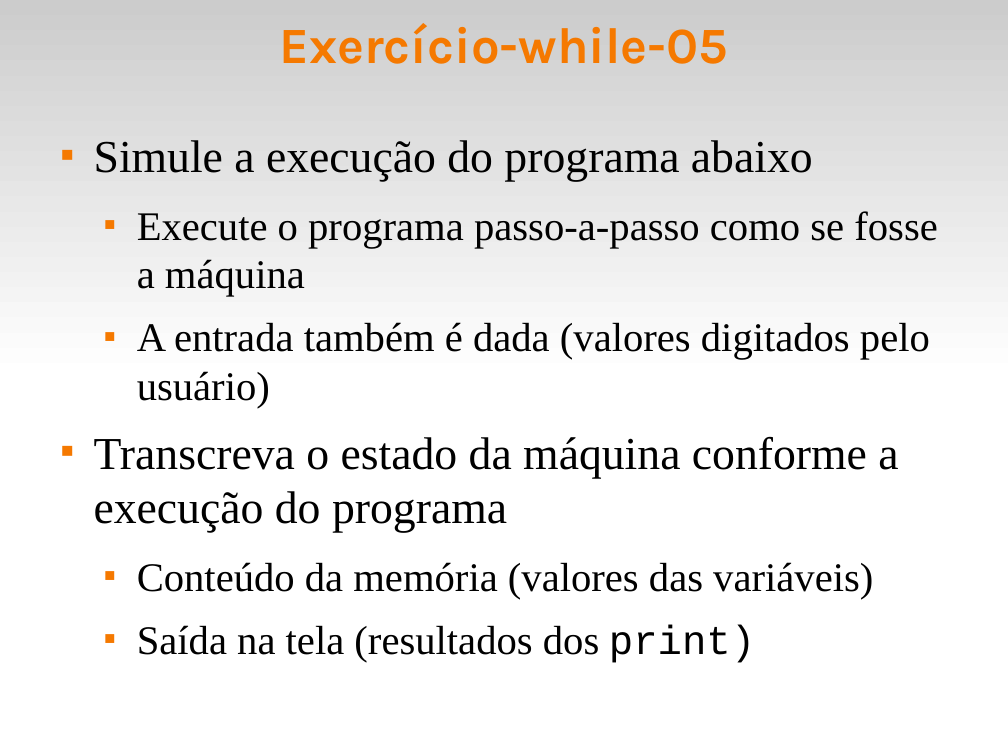
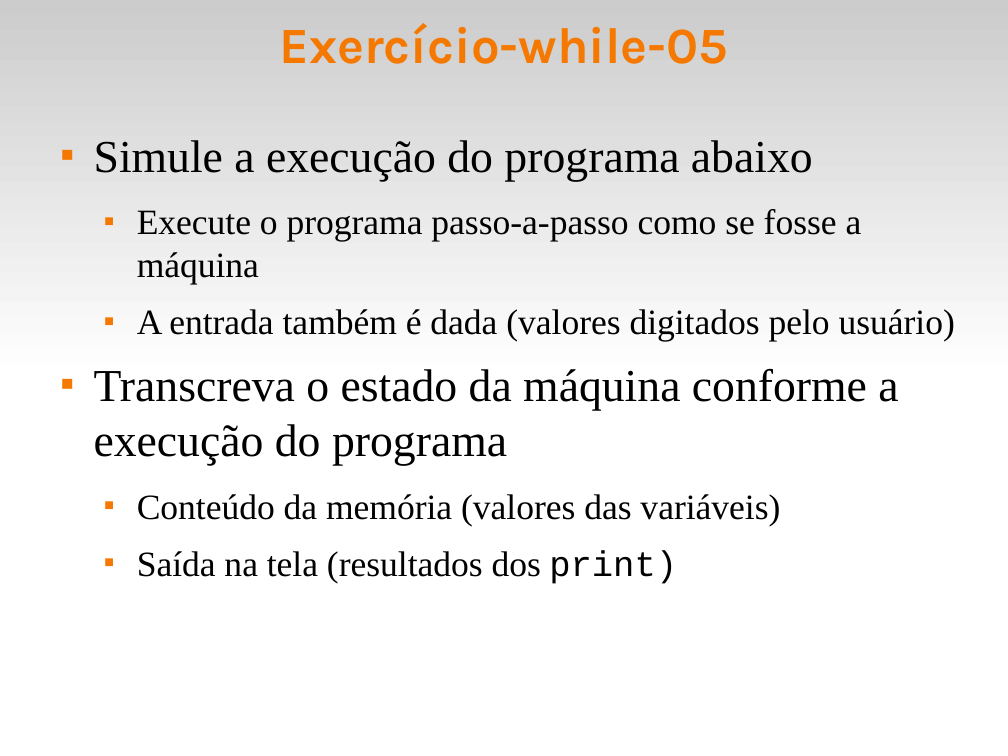
Before and after one commit to fsantanna-uerj/IPD, a slide deck: slide 10 of slides/ipd-05-while.odp (slide 12 before the commit). Drawn at 1008x756 pixels with LibreOffice and Linux fonts; fonts in the diff are those of the drawing. Boxes give left, top, right and bottom in pixels: in the first picture for what was removed or moved away, otherwise in the second. Text is boxed around its words. In the diff, an @@ line names an element or a change of style, - is before the commit and + after.

```diff
--- a/slides/ipd-05-while.odp
+++ b/slides/ipd-05-while.odp
@@ text at (137, 209, 955, 584): size 32 to 28 pt in "Execute o programa passo-a-passo como se fosse ...", "A entrada também é dada (valores digitados ...", "Conteúdo da memória (valores das variáveis)", "Saída na tela (resultados dos print)" @@
```
Also in this commit, not shown: 4 other slides changed, 4 slides added, 6 slides removed, 2 other files.
